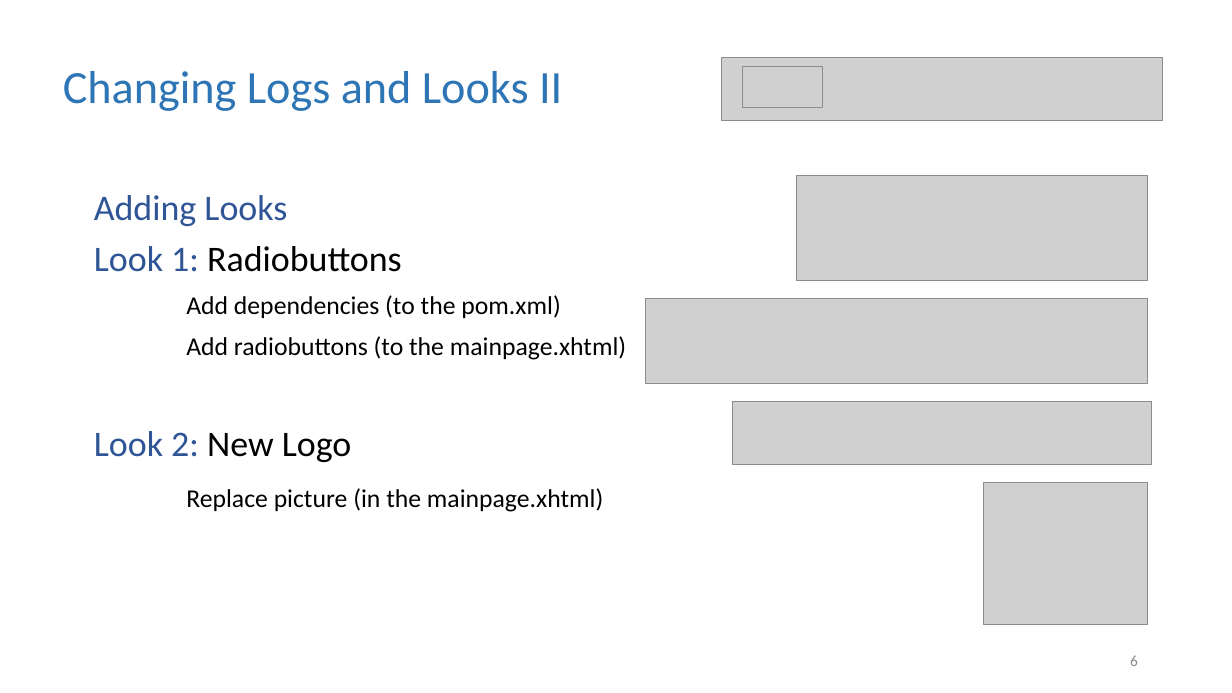
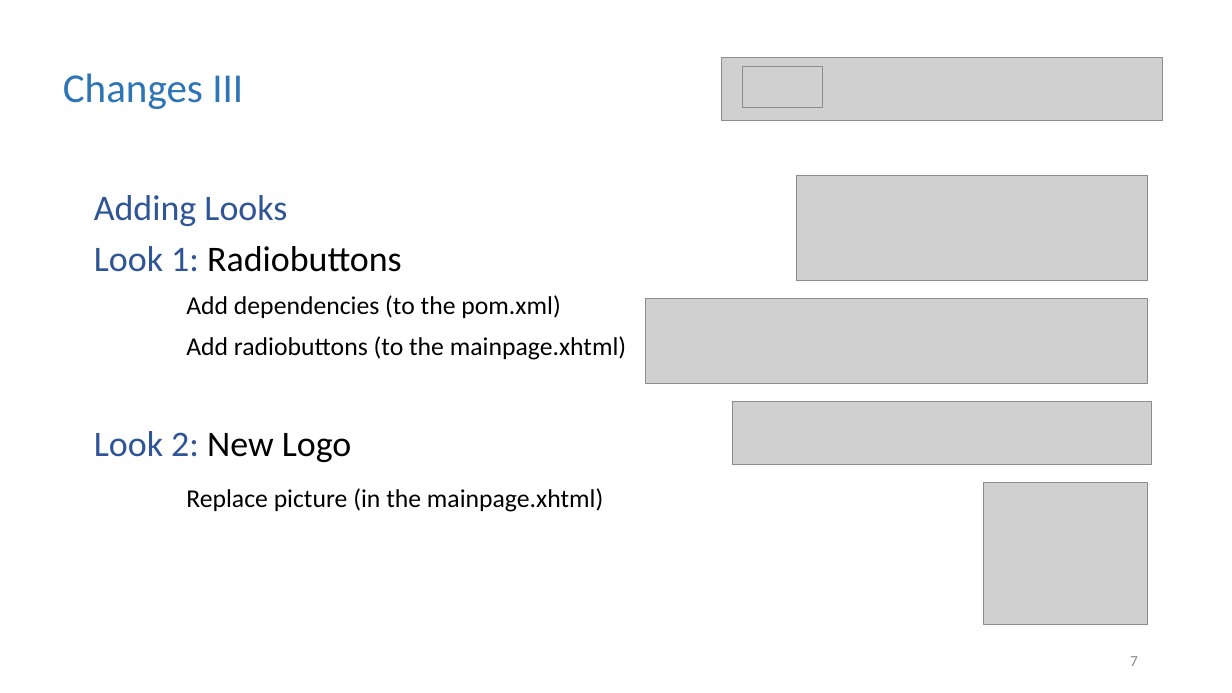
Before and after one commit to christophergalli/Team_Habsburg, a slide deck: slide 7 of GeneService_Presentation.pptx (slide 6 before the commit). Drawn at 1232x693 pixels with LibreOffice and Linux fonts; fonts in the diff are those of the drawing; grey boxes stand for pictures. Boxes give left, top, right and bottom in pixels: in the first picture for what was removed or moved away, otherwise in the second. Text is boxed around its words. In the diff, an @@ line names an element or a change of style, - is before the commit and + after.

```diff
--- a/GeneService_Presentation.pptx
+++ b/GeneService_Presentation.pptx
@@ text removed at box(63, 71, 562, 111) @@
-Changing Logs and Looks II
@@ text added at box(63, 73, 243, 109), 32 pt, text #2E75B6 @@
+Changes III
@@ page number at box(1130, 656, 1138, 666): text changed @@
-6
+7
```
Also in this commit, not shown: 7 other slides changed, 2 slides added, 1 other file.
